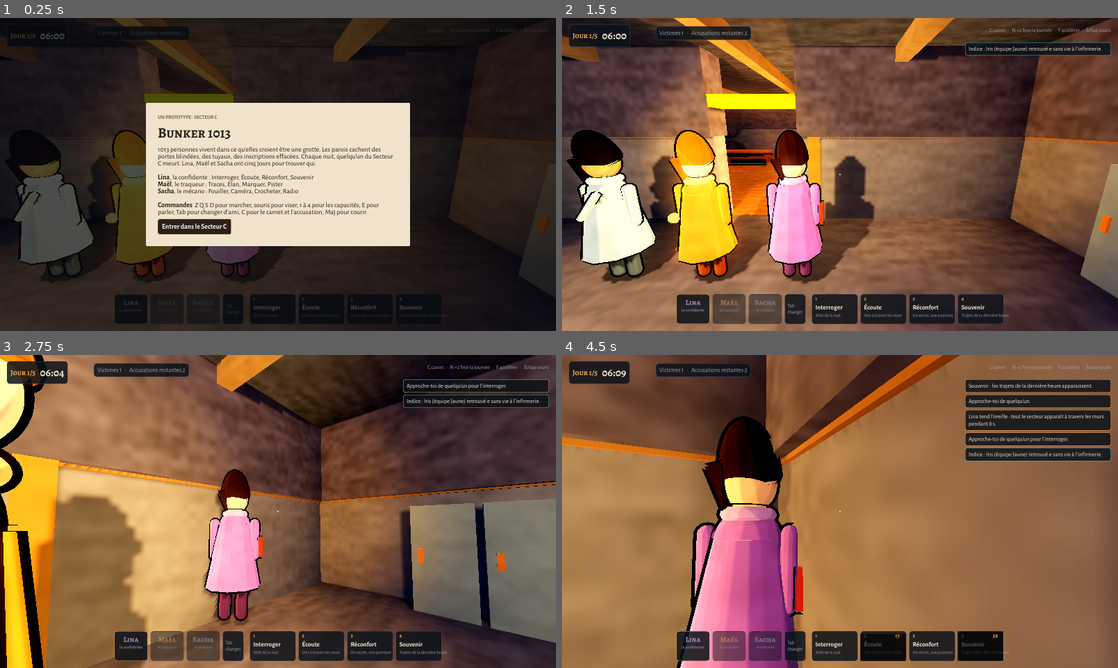
Above: before the commit, frames 1-4 (two rows, left to right).
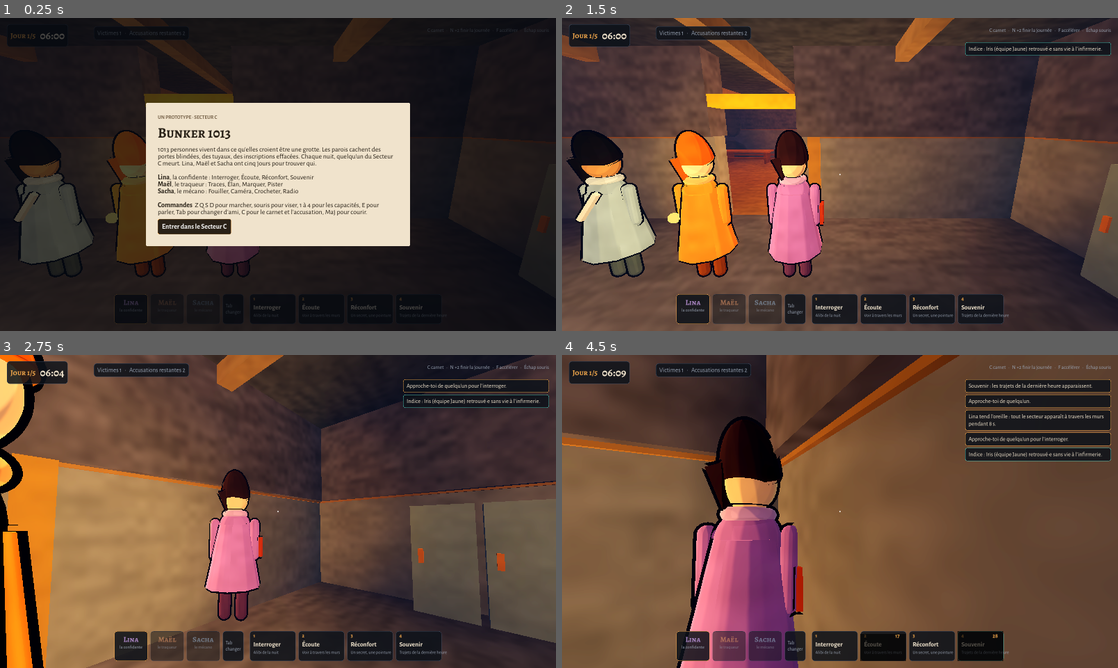
Above: after the commit, the same moments.

Repository: ProjectsVK/Game_Test
Game: Godot game, scene res://scenes/main.tscn
Same seed, same stepped clock (60 frames per second), same inputs: the game is played once before the commit and once after it.
Inputs (mouse positions are in pixels of both pictures, inside the frame that each line leads up to):
- Up to frame 1 (0.25 s): no input
- Up to frame 2 (1.5 s): click "Entrer dans le Secteur C" at 0.5 s; click "Commencer la journée" at 1.25 s
- Up to frame 3 (2.75 s): tap Enter at 2 s; move the mouse to (305, 511) at 2.02 s; hold W (move_forward) from 2.03 s (still down); tap 1 (ability_1) at 2.1 s
- Up to frame 4 (4.5 s): keep holding W (move_forward); move the mouse to (812, 511) at 2.77 s; tap 2 (ability_2) at 2.85 s; move the mouse to (851, 505) at 3.52 s; tap 3 (ability_3) at 3.6 s; move the mouse to (834, 517) at 4.27 s; tap 4 (ability_4) at 4.35 s

The runs differ from the first frame. In frame 1, 0.4% of the frame differs, in the area x 5-39%, y 10-80%; in frame 2, 69%; in frame 3, 64%; in frame 4, 78%, in the area x 0-100%, y 0-100%.

Commit message:
Alléger le rendu : 60 images/s max, vsync, sans SSAO ni brouillard volumétrique ni grain
Co-Authored-By: Claude Opus 5.5 <noreply@anthropic.com>
Claude-Session: https://claude.ai/code/session_01DRGHq6XpY8oavtgJT59d6P

Diff:
--- a/project.godot
+++ b/project.godot
@@ -8,6 +8,7 @@
 config/description="Enquête à la troisième personne dans un bunker souterrain."
 run/main_scene="res://scenes/main.tscn"
 config/features=PackedStringArray("4.3", "Forward Plus")
+run/max_fps=60
 
 [autoload]
 
@@ -18,6 +19,7 @@
 
 window/size/viewport_width=1600
 window/size/viewport_height=900
+window/vsync/vsync_mode=1
 
 [rendering]
 
--- a/scripts/bunker.gd
+++ b/scripts/bunker.gd
@@ -289,7 +289,7 @@
 		omni.light_energy = 2.6
 		omni.omni_range = 11.0
 		omni.omni_attenuation = 1.2
-		omni.shadow_enabled = true
+		omni.shadow_enabled = false
 		omni.position = c + Vector3(0, 3.4, 0)
 		add_child(omni)
 		# suspension visible
--- a/scripts/main.gd
+++ b/scripts/main.gd
@@ -109,12 +109,11 @@
 	env.glow_intensity = 0.9
 	env.glow_bloom = 0.08
 	env.glow_hdr_threshold = 0.95
-	env.ssao_enabled = true
-	env.ssao_intensity = 1.6
-	env.volumetric_fog_enabled = true
-	env.volumetric_fog_density = 0.035
-	env.volumetric_fog_albedo = Color(0.55, 0.62, 0.75)
-	env.volumetric_fog_emission = Color(0.02, 0.03, 0.05)
+	# brouillard classique : léger pour la carte graphique, sans grain
+	env.fog_enabled = true
+	env.fog_light_color = Color(0.16, 0.2, 0.28)
+	env.fog_density = 0.025
+	env.fog_aerial_perspective = 0.2
 	env.adjustment_enabled = true
 	env.adjustment_contrast = 1.08
 	env.adjustment_saturation = 1.1
--- a/shaders/painterly.gdshader
+++ b/shaders/painterly.gdshader
@@ -5,13 +5,13 @@
 
 uniform sampler2D screen_tex : hint_screen_texture, filter_linear_mipmap;
 uniform sampler2D depth_tex : hint_depth_texture, filter_nearest;
-uniform int radius = 3;
-uniform float spread = 1.4;
+uniform int radius = 2;
+uniform float spread = 1.8;
 uniform float edge_strength = 0.75;
 uniform float saturation = 1.15;
 uniform vec3 shadow_color : source_color = vec3(0.12, 0.16, 0.28);
 uniform vec3 light_color : source_color = vec3(1.05, 0.95, 0.82);
-uniform float grain = 0.05;
+uniform float grain = 0.0;
 uniform float vignette = 0.45;
 
 void vertex() {
@@ -24,7 +24,7 @@
 	float n = 0.0;
 	for (int i = 0; i <= radius; i++) {
 		for (int j = 0; j <= radius; j++) {
-			vec3 c = textureLod(screen_tex, uv + vec2(float(i) * dir.x, float(j) * dir.y) * px * spread, 0.0).rgb;
+			vec3 c = min(textureLod(screen_tex, uv + vec2(float(i) * dir.x, float(j) * dir.y) * px * spread, 0.0).rgb, vec3(4.0));
 			sum += c;
 			sq += c * c;
 			n += 1.0;
@@ -77,8 +77,9 @@
 	col = mix(vec3(l), col, saturation);
 
 	// grain de toile
-	float g = hash(floor(uv * VIEWPORT_SIZE / 2.0)) - 0.5;
-	col += g * grain;
+	if (grain > 0.0) {
+		col += (hash(mod(floor(uv * VIEWPORT_SIZE / 2.0), 256.0)) - 0.5) * grain;
+	}
 
 	// vignette
 	vec2 q = uv - 0.5;
